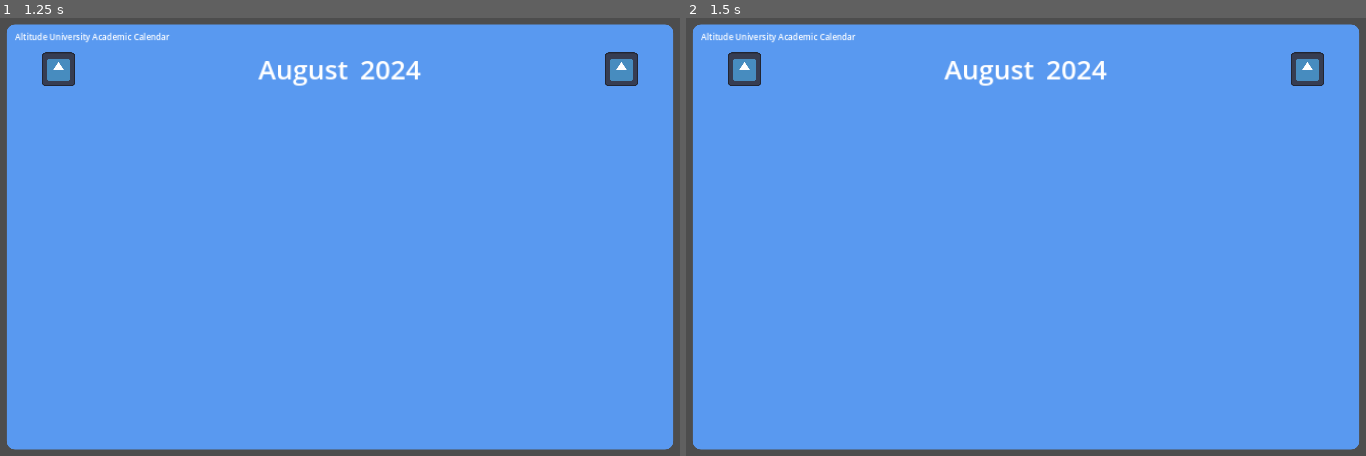
Above: before the commit, frames 1-2 (left to right).
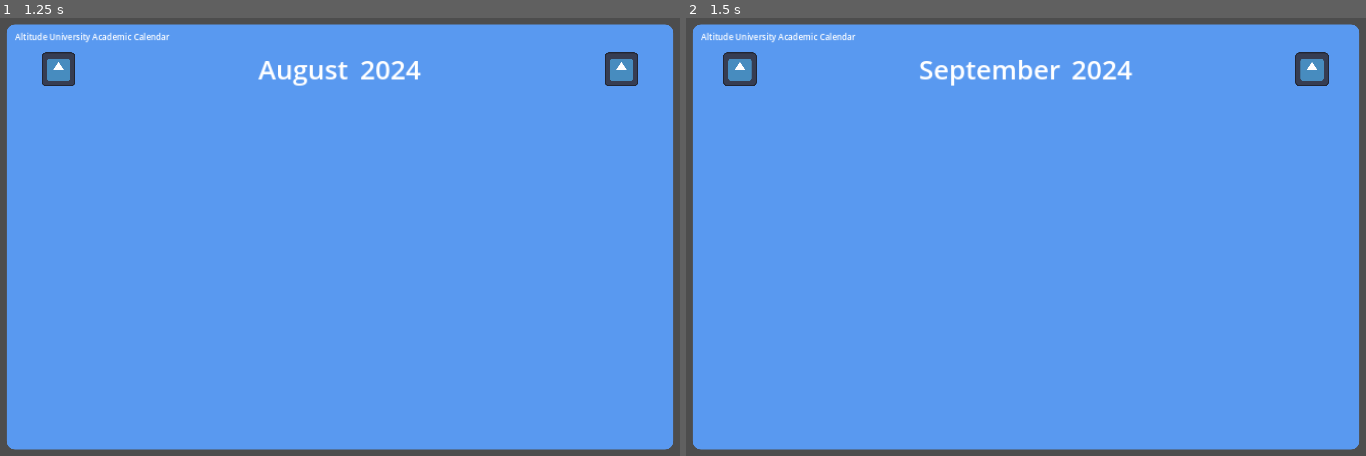
Above: after the commit, the same moments.

Repository: kyle-hessel/godot-narrative-prototype
Game: Godot game, scene res://scenes/UI/calendar_ui.tscn
The game is run twice, just before and just after one commit, with the same random seed, the same clock (stepped at 60 frames per second) and the same inputs. This scene is started directly instead of the project's main scene. The engine's default icon, where the game draws it, is replaced by a stand-in: a white triangle on a blue panel in a dark square.
Inputs (mouse positions are in pixels of both pictures, inside the frame that each line leads up to):
- Up to frame 1 (1.25 s): tap Enter at 0.5 s; move the mouse to (61, 70) at 0.52 s; hold D (right) from 0.53 s (still down); hold 1 (combat_action1) from 0.53 s (still down); click (61, 70) at 0.67 s; tap Space (jump) at 0.77 s
- Up to frame 2 (1.5 s): tap Space (jump) at 1.25 s; move the mouse to (1304, 70) at 1.27 s; release D (right) at 1.28 s; release 1 (combat_action1) at 1.28 s; hold S (backward) from 1.28 s (still down); tap 2 (combat_action2) at 1.35 s; click (1304, 70) at 1.42 s

Frame 1 is identical in both runs. In frame 2, 1.3% of the frame differs, in the area x 5-95%, y 7-16%.
Error in both runs: Invalid access to property or key 'current_year_num' on a base object of type 'Nil'. (res://scripts/UI/calendar_ui.gd:5)

Commit message:
Calendar can now dynamically switch between months in a given year, now I just need to: add support for year rollovers, update date_ui to dynamically pull day data, and see prior commit notes for other improvements to come.

Diff:
--- a/scripts/UI/calendar_arrow_ui.gd
+++ b/scripts/UI/calendar_arrow_ui.gd
@@ -1,9 +1,6 @@
 extends Control
 
 class_name CalendarArrowUI
-
-# simple bool to decide if arrow goes back or forwards in time (right = forward)
-var dir_right: bool = true
 
 var is_mouse_entered: bool = false
 
--- a/scripts/UI/calendar_ui.gd
+++ b/scripts/UI/calendar_ui.gd
@@ -14,21 +14,23 @@
 func _ready():
 	Input.mouse_mode = Input.MOUSE_MODE_VISIBLE
 
-	month_title.text = GameManager.calendar_manager.month.title
-	year_title.text = str(GameManager.calendar_manager.year.number)
-	arrow_left.dir_right = false # only set the left arrow, right defaults to true
+	calendar_year_num = GameManager.calendar_manager.current_year_num
+	calendar_month_num = GameManager.calendar_manager.current_month_num
+
+	#month_title.text = GameManager.calendar_manager.month.title
+	#year_title.text = str(GameManager.calendar_manager.year.number)
 	arrow_left.on_click.connect(_month_left)
 	arrow_right.on_click.connect(_month_right)
 
-	generate_date_grid()
+	generate_date_grid(GameManager.calendar_manager.month)
 
 func _exit_tree():
 	Input.mouse_mode = Input.MOUSE_MODE_CAPTURED
 
-func generate_date_grid() -> void:
+func generate_date_grid(month: Month) -> void:
 	var current_day: int = GameManager.calendar_manager.current_day_num
 
-	for d in range(GameManager.calendar_manager.month.days.size()):
+	for d in range(month.days.size()):
 		var date_inst: Control = date_entry.instantiate()
 		%DaysGrid.add_child(date_inst)
 
@@ -37,8 +39,32 @@
 		if d == current_day:
 			date_inst.date_panel.modulate = "d6b247"
 
+# shift back a month
 func _month_left() -> void:
-	print("back in time!")
+	# this if check avoids going backwards past the start of the academic calendar.
+	if calendar_month_num > 7 || calendar_year_num > 0:
+		print("back in time!")
+		calendar_month_num -= 1
 
+		for c in %DaysGrid.get_children():
+			c.queue_free()
+
+		rebuild_calendar()
+
+# shift forward a month
 func _month_right() -> void:
+	# NOTE: add an if check later like above to stop from going past the end of the 4-year academic calendar.
 	print("forward in time!")
+	calendar_month_num += 1
+
+	for c in %DaysGrid.get_children():
+		c.queue_free()
+
+	rebuild_calendar()
+
+func rebuild_calendar() -> void:
+	var year_fetch: Year = load(GameManager.calendar_manager.game_calendar.years[calendar_year_num].resource_path)
+	var month_fetch: Month = load(year_fetch.months[calendar_month_num].resource_path)
+
+	month_title.text = month_fetch.title
+	generate_date_grid(month_fetch)
